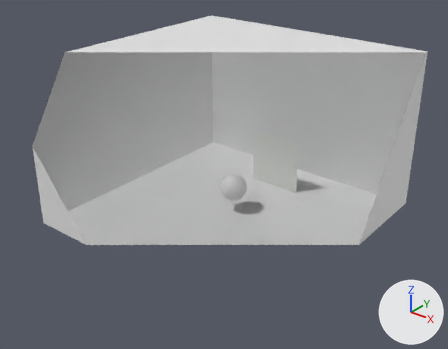
The Blender file examples/assets/ClothPaint.blend: old version first, new version second.
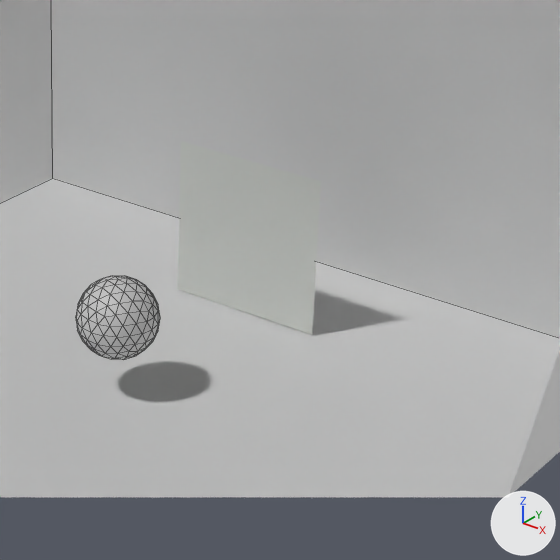
There are two pictures of each version: one whole from a 50 mm lens placed at (11.78, -17.78, 10.74), pointed at (0.15, -3.24, 1.73), one close up on the part from 44% to 84% of the width and 24% to 76% of the height. Every picture has the same lights, and +X, +Y and +Z are marked at lower right. The first two pictures are the older version. The close-ups show mesh edges as thin lines. Everything nearer to the camera than a plane just in front of the edit is cut away.
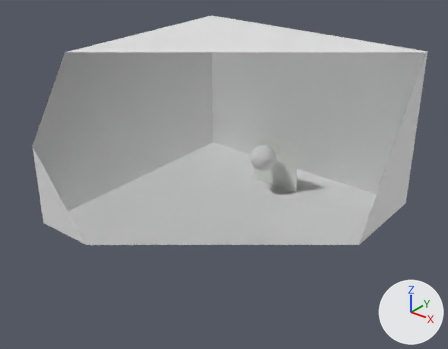
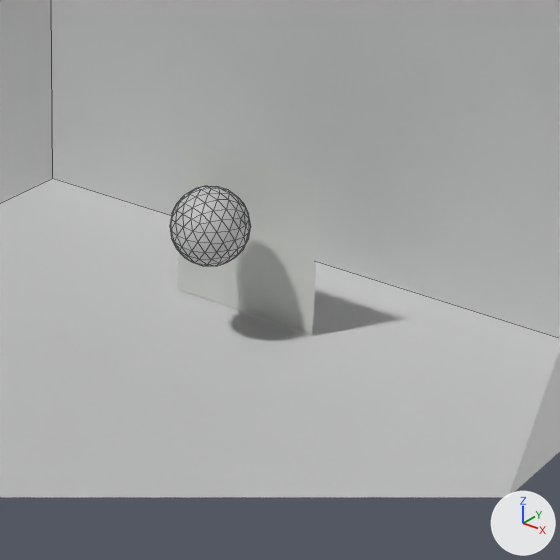
Boxes (x1, y1, x2, y2) around the edits, measured in the close-ups (560 x 560 px):
'Plane.002', moved: before (76, 276, 160, 360); after (170, 186, 251, 266)

Patch to the scene script:
```diff
--- a/examples/assets/ClothPaint.blend.py
+++ b/examples/assets/ClothPaint.blend.py
@@ ob_plane_002 @@
 ob_plane_002 = bpy.data.objects.new('Plane.002', me_plane_002)
-ob_plane_002.location = (0.0, -2.72, -0.02)
+ob_plane_002.location = (0.0, -0.97, 0.48)
 ob_plane_002.scale = (4.53, 4.53, 4.53)
```
